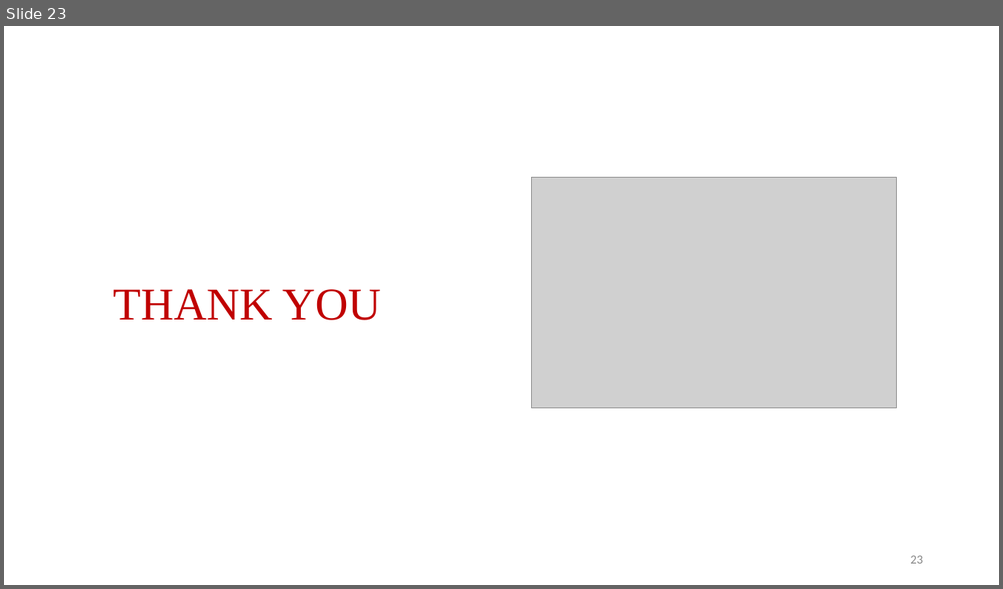
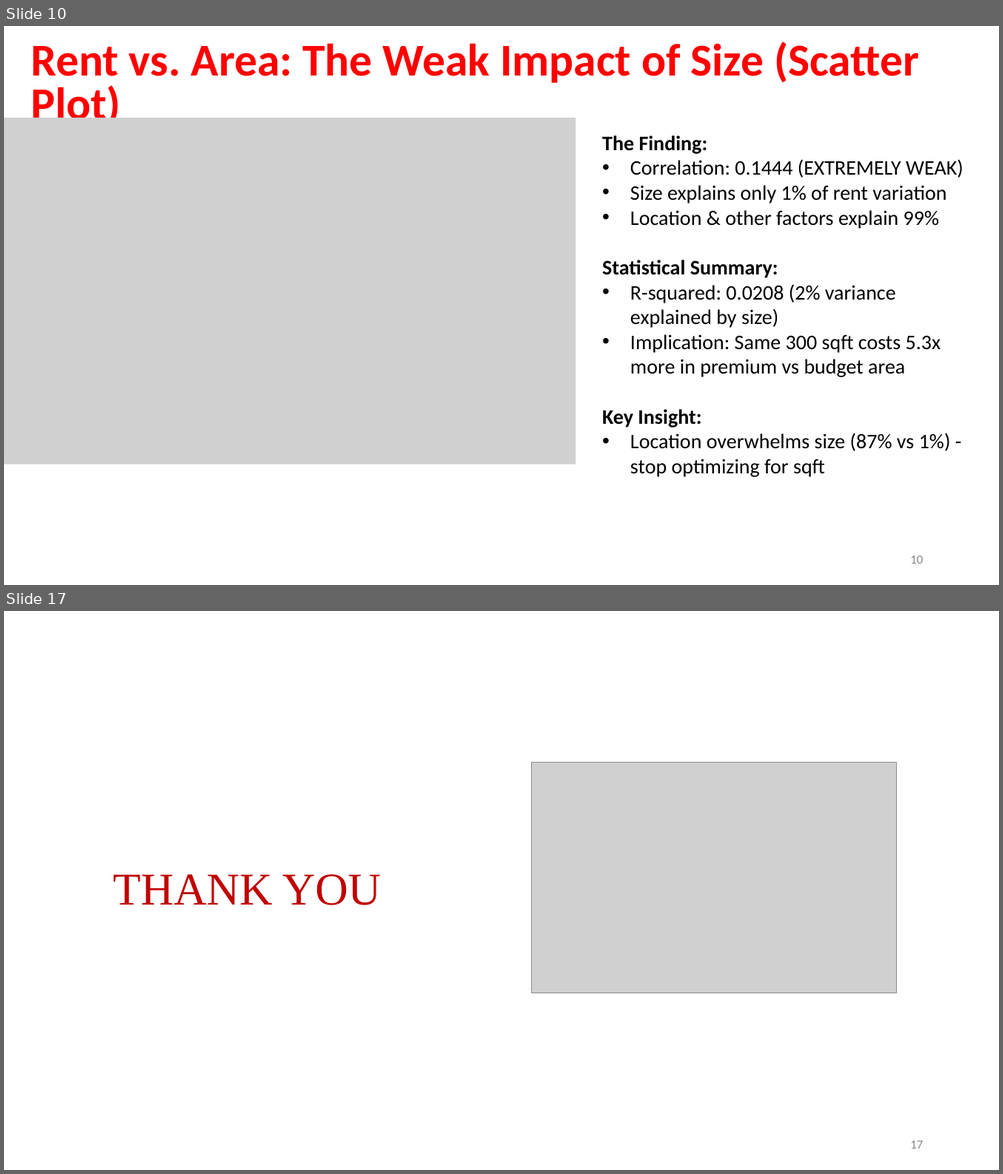
Before and after one commit to Rohit-Girhe/Web-Scrapping-Project, a slide deck: Webscrapping.pptx. Shown one above the other, each under a label of ours: slide 23 before the commit, slides 10 and 17 after it; the slides between them are not shown. The pictures are 1003x589 and 1003x1174 pixels, drawn with LibreOffice and Linux fonts; fonts in the diff are those of the drawing; grey boxes stand for pictures; background and template pictures are left out. Boxes give left, top, right and bottom in pixels: in the first picture for what was removed or moved away, otherwise in the second. Text is boxed around its words. In the diff, an @@ line names an element or a change of style, - is before the commit and + after.

```diff
--- a/Webscrapping.pptx
+++ b/Webscrapping.pptx
@@ slide 10 added at (x1=4, y1=26, x2=999, y2=585), background #FFFFFF @@
@@ text added at (x1=31, y1=42, x2=919, y2=130), 44 pt, text #FF0000, bold @@
+Rent vs. Area: The Weak Impact of Size (Scatter Plot)
@@ picture added at (x1=4, y1=118, x2=575, y2=465) @@
@@ text added at (x1=602, y1=136, x2=963, y2=477), 20 pt, text #000000 @@
+The Finding:
+• Correlation: 0.1444 (EXTREMELY WEAK)
+• Size explains only 1% of rent variation
+• Location & other factors explain 99%
+Statistical Summary:
+• R-squared: 0.0208 (2% variance explained by size)
+• Implication: Same 300 sqft costs 5.3x more in premium vs budget area
+Key Insight:
+• Location overwhelms size (87% vs 1%) - stop optimizing for sqft
@@ page number added at (x1=910, y1=556, x2=922, y2=564), 12 pt, text #888888 @@
+10
@@ what was slide 23 is now slide 17 @@
@@ page number at (x1=910, y1=1141, x2=922, y2=1149): text changed @@
-23
+17
```
Also in this commit, not shown: 2 slides changed, 13 other slides added, 20 slides removed, 22 other files.
